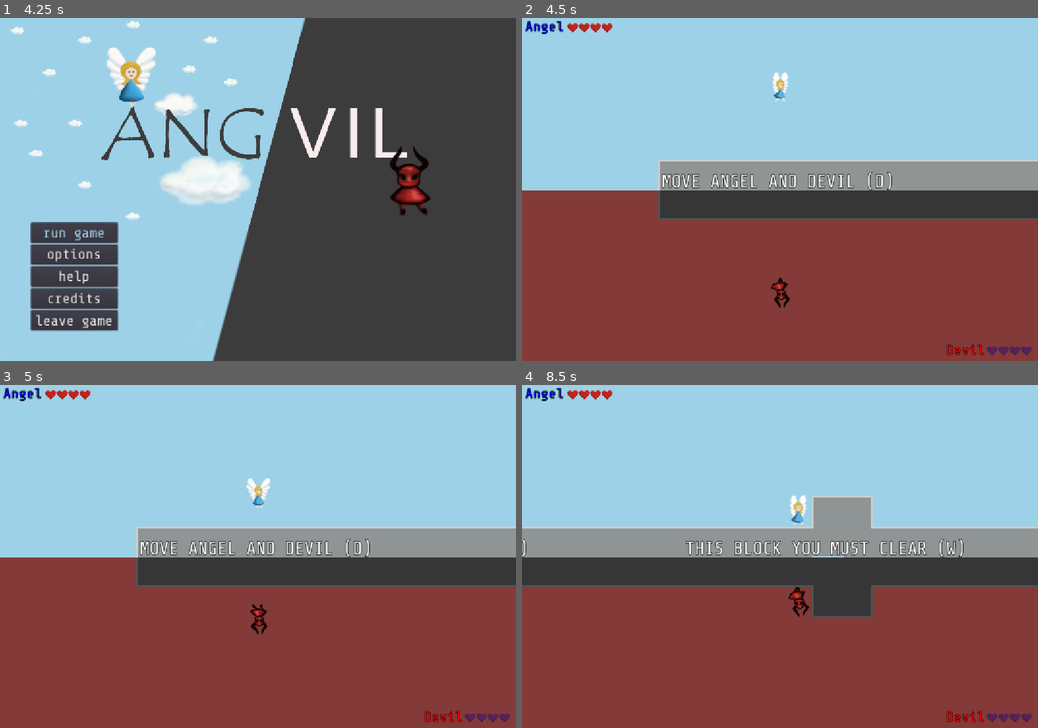
Above: before the commit, frames 1-4 (two rows, left to right).
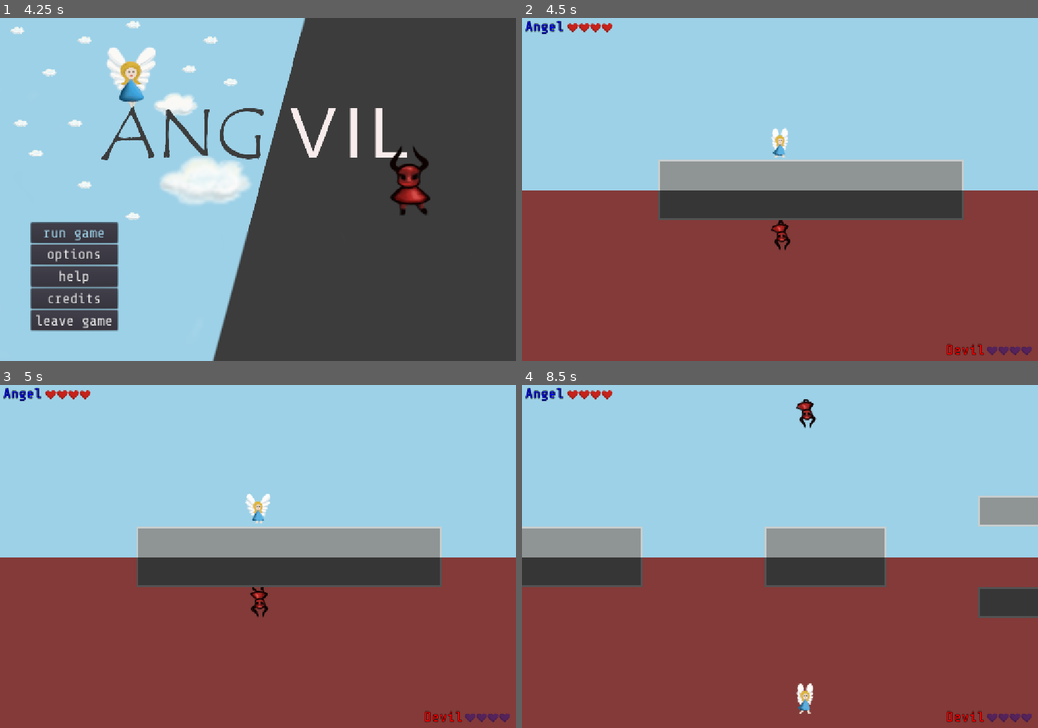
Above: after the commit, the same moments.

Repository: ang-vil/angvil
Game: Godot game, scene res://scenes/levels/w1-2.tscn
Same seed, same stepped clock (60 frames per second), same inputs: the game is played once before the commit and once after it. This scene is started directly instead of the project's main scene.
Inputs:
- Up to frame 1 (4.25 s): tap Enter (ui_accept) at 0.5, 1.52, 1.55, 1.82, 3.02, 3.05, 3.32 s; hold Enter (ui_accept) 0.53-1.28 s; hold Up (key_up) 0.53-2.03 s; tap Space (shoot) at 1.35, 2.85 s; hold Enter (ui_accept) 2.03-2.78 s; hold Left (key_left) 2.03-3.53 s; hold Down (key_down) from 3.53 s (still down); hold Enter (ui_accept) from 3.53 s (still down); tap Escape (key_pause) at 4.15 s
- Up to frame 2 (4.5 s): release Down (key_down) at 4.25 s; release Enter (ui_accept) at 4.25 s; click "run game" at 4.25 s
- Up to frame 3 (5 s): no input
- Up to frame 4 (8.5 s): hold Right (key_right) 5.03-5.78 s; tap Space (shoot) at 5.1, 6.6, 8.1 s; tap Enter (ui_accept) at 5.27, 5.3, 5.57, 6.77, 6.8, 7.07, 8.27, 8.3 s; hold Up (key_up) 5.78-6.53 s; hold Enter (ui_accept) 5.78-6.53 s; hold Right (key_right) from 6.53 s (still down); hold Enter (ui_accept) 7.28-8.03 s

Frame 1 is identical in both runs. In frame 2, 4.3% of the frame differs, in the area x 27-100%, y 15-85%; in frame 3, 4.3%; in frame 4, 15%, in the area x 0-100%, y 4-96%.

Commit message:
save current level in global state to be able to go to menu and back to the current level

Diff:
--- a/scripts/levels/base.gd
+++ b/scripts/levels/base.gd
@@ -8,6 +8,7 @@
 
 # Called when the node enters the scene tree for the first time.
 func _ready():
+	Settings.currentLevel = get_node("..").currentScene
 	# set music volume from settings
 	$music.volume_db = 20 * log(Settings.game_music_value_g/100)
 
--- a/scripts/menu.gd
+++ b/scripts/menu.gd
@@ -95,7 +95,8 @@
 				get_tree().quit()
 
 func _on_StartButton_pressed():
-	var _active_scene = get_tree().change_scene("res://scenes/levels/w1-1.tscn")
+	#var _active_scene = get_tree().change_scene("res://scenes/levels/w1-1.tscn")
+	var _active_scene = get_tree().change_scene("res://scenes/" + Settings.currentLevel + ".tscn")
 
 
 func _on_OptionsButton_pressed():
--- a/scripts/settings.gd
+++ b/scripts/settings.gd
@@ -6,3 +6,5 @@
 
 var touch_buttons = false
 var touch_buttons_set = false
+
+var currentLevel = 'levels/w1-1'
